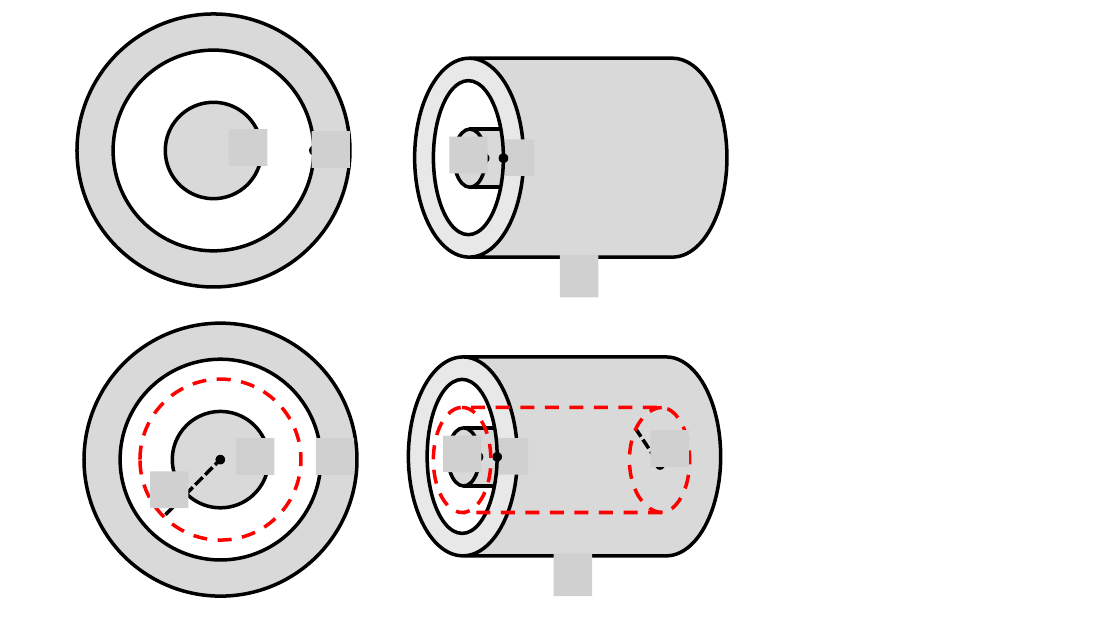
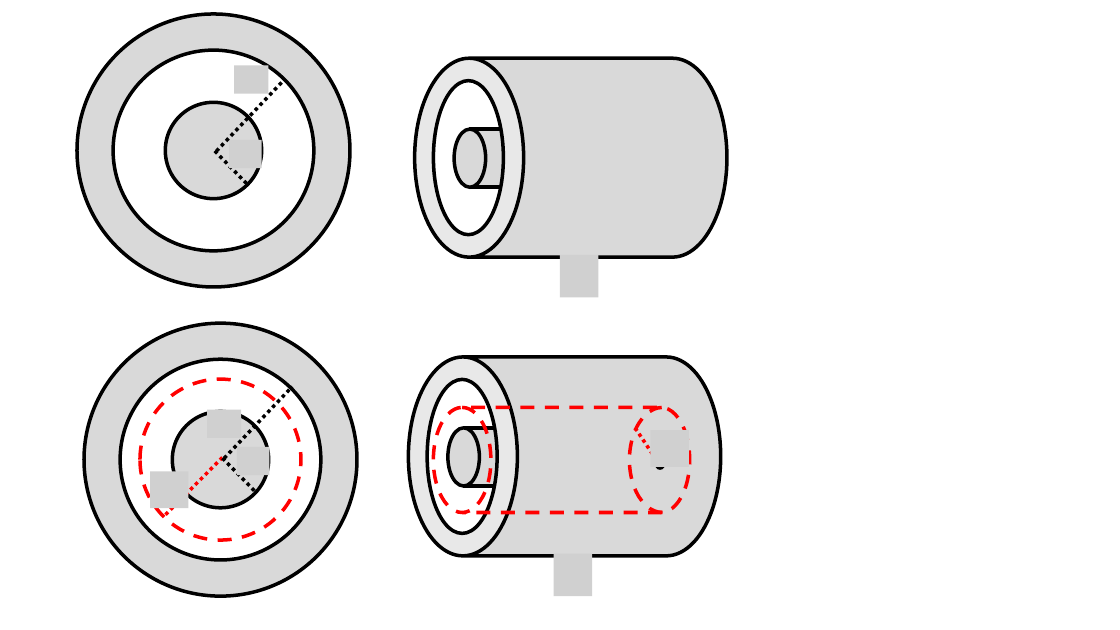
Before and after one commit to OSTP/PhysicsArtofModelling, a slide deck: slide 5 of tex/figures/Potential/Figures.pptx. Drawn at 1120x630 pixels with LibreOffice and Linux fonts; fonts in the diff are those of the drawing; grey boxes stand for pictures. Boxes give left, top, right and bottom in pixels: in the first picture for what was removed or moved away, otherwise in the second. Text is boxed around its words. In the diff, an @@ line names an element or a change of style, - is before the commit and + after.

```diff
--- a/tex/figures/Potential/Figures.pptx
+++ b/tex/figures/Potential/Figures.pptx
@@ line added from (217, 151) to (285, 80), #000000 3 pt dashed @@
@@ picture added at bbox=[234, 66, 269, 94] @@
@@ picture: place and size @@
-picture at bbox=[229, 129, 268, 166]
+picture at bbox=[229, 139, 262, 168]
@@ ellipse removed at bbox=[311, 148, 317, 154] @@
@@ picture removed at bbox=[312, 131, 350, 168] @@
@@ picture removed at bbox=[450, 137, 488, 174] @@
@@ picture removed at bbox=[496, 139, 534, 176] @@
@@ line added from (215, 151) to (248, 185), #000000 3 pt dashed @@
@@ ellipse removed at bbox=[481, 155, 487, 161] @@
@@ ellipse removed at bbox=[501, 155, 507, 161] @@
@@ line added from (224, 459) to (292, 386), #000000 3 pt dashed @@
@@ picture added at bbox=[208, 410, 242, 439] @@
@@ picture: place and size @@
-picture at bbox=[236, 439, 275, 476]
+picture at bbox=[237, 447, 270, 476]
@@ picture removed at bbox=[316, 439, 355, 476] @@
@@ picture removed at bbox=[444, 435, 482, 472] @@
@@ picture removed at bbox=[490, 438, 528, 475] @@
@@ line (635, 428) - (660, 465): stroke #000000 3 pt dashed to #FF0000 3 pt dashed @@
@@ line (223, 458) - (164, 517): stroke #000000 3 pt dashed to #FF0000 3 pt dashed @@
@@ ellipse removed at bbox=[218, 457, 223, 463] @@
@@ line added from (223, 458) to (255, 492), #000000 3 pt dashed @@
@@ ellipse removed at bbox=[476, 454, 481, 460] @@
@@ ellipse removed at bbox=[494, 454, 500, 460] @@
```
Also in this commit, not shown: 1 slide added, 1 slide removed, 4 other files.
